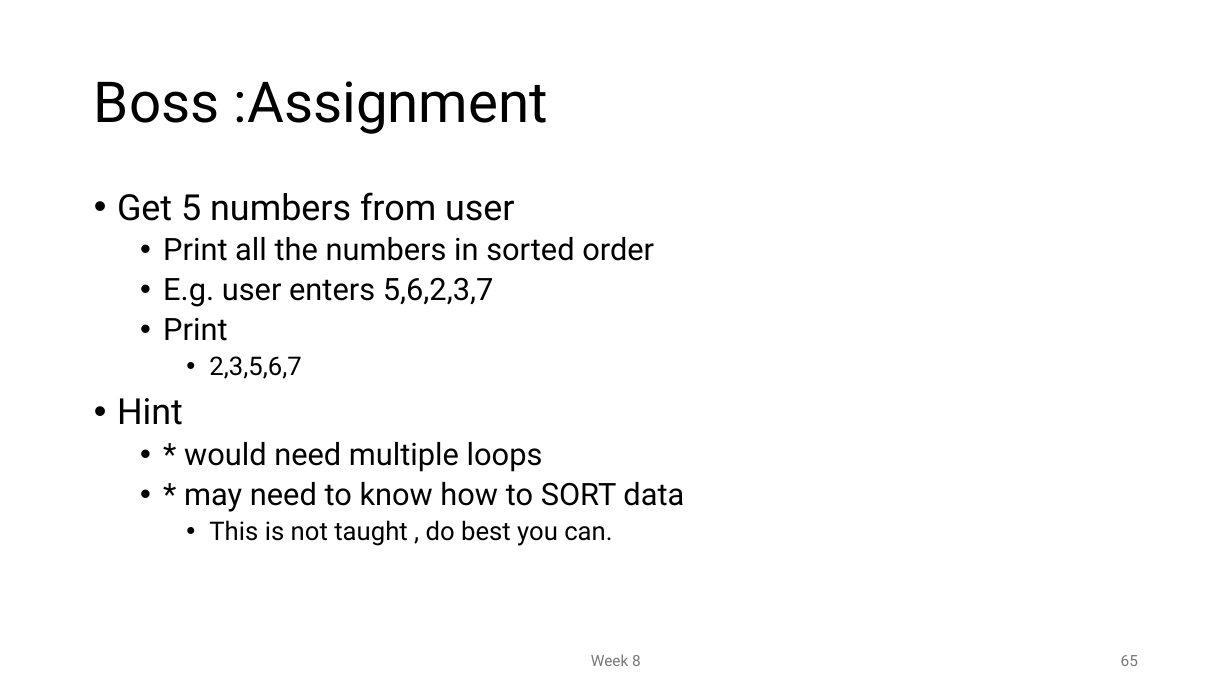
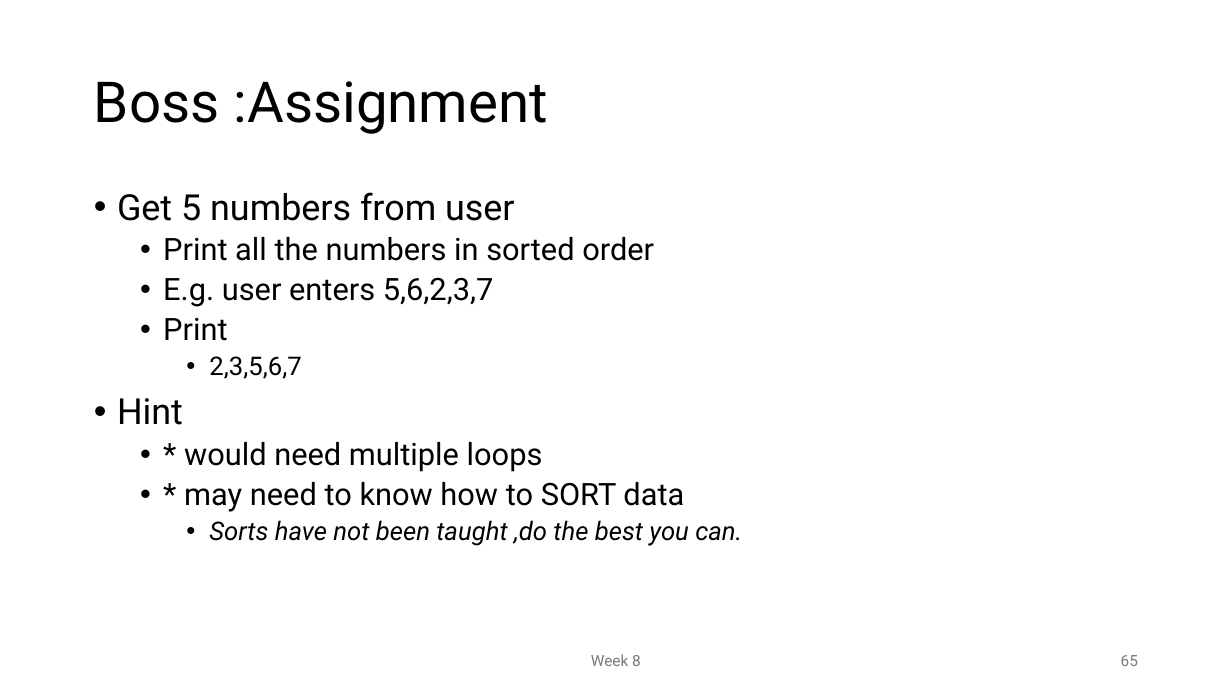
Before and after one commit to MoklaEducation/ems_fall_2025_cpp101, a slide deck: slide 65 of all/Intro to Programming_all.pptx. Drawn at 1232x693 pixels with LibreOffice and Linux fonts; fonts in the diff are those of the drawing. Boxes give left, top, right and bottom in pixels: in the first picture for what was removed or moved away, otherwise in the second. Text is boxed around its words. In the diff, an @@ line names an element or a change of style, - is before the commit and + after.

```diff
--- a/all/Intro to Programming_all.pptx
+++ b/all/Intro to Programming_all.pptx
@@ text at <box>209,520,742,546</box>: text changed; italic on @@
-    • This is not taught , do best you can.
+    • Sorts have not been taught ,do the best you can.
```
Also in this commit, not shown: 1 other slide changed, 9 slides added, 1 other file.
